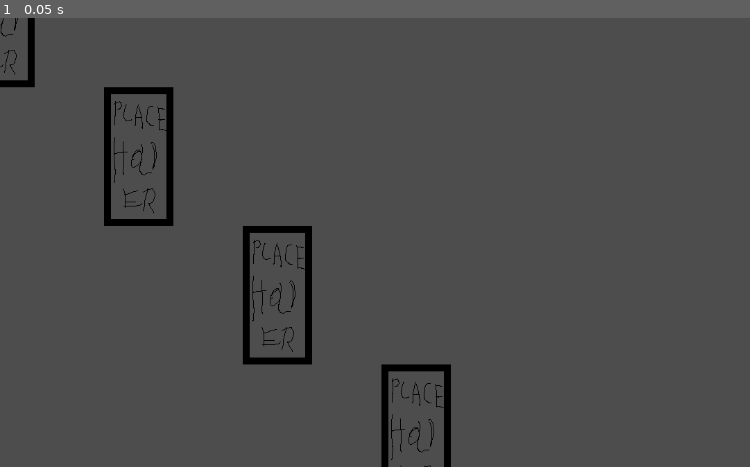
Above: before the commit, frame 1.
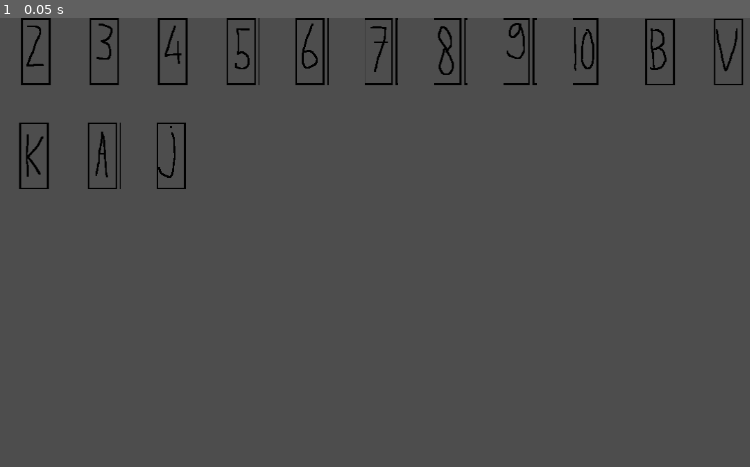
Above: after the commit, the same moment.

Repository: Brentem/JokerRummy
Game: Godot game, scene res://src/Main.tscn
The game is run twice, just before and just after one commit, with the same random seed, the same clock (stepped at 60 frames per second) and the same inputs. Before the commit the project starts from res://src/main.tscn.
Inputs:
- Up to frame 1 (0.05 s): no input

The runs differ from the first frame. In frame 1, 5.2% of the frame differs, in the area x 0-100%, y 0-100%.

Commit message:
Can instantiate different card from one file.

Diff:
--- a/project/project.godot
+++ b/project/project.godot
@@ -11,6 +11,6 @@
 [application]
 
 config/name="Jokeren"
-run/main_scene="res://src/main.tscn"
+run/main_scene="res://src/Main.tscn"
 config/features=PackedStringArray("4.2", "Forward Plus")
 config/icon="res://icon.svg"
--- a/project/src/card.tscn
+++ b/project/src/Card.tscn
@@ -1,14 +1,14 @@
 [gd_scene load_steps=3 format=3 uid="uid://b52jsa505vse7"]
 
-[ext_resource type="Texture2D" uid="uid://c46l5u1ogq2xj" path="res://assets/card.png" id="1_grn33"]
+[ext_resource type="Texture2D" uid="uid://ddtq06klsmk7n" path="res://assets/cards.png" id="1_x34e1"]
 
 [sub_resource type="RectangleShape2D" id="RectangleShape2D_nl0c6"]
 size = Vector2(100, 200)
 
-[node name="Area2D" type="Area2D"]
+[node name="Card" type="Area2D"]
 
 [node name="Sprite2D" type="Sprite2D" parent="."]
-texture = ExtResource("1_grn33")
+texture = ExtResource("1_x34e1")
 
 [node name="CollisionShape2D" type="CollisionShape2D" parent="."]
 shape = SubResource("RectangleShape2D_nl0c6")
--- a/project/src/main.gd
+++ b/project/src/Main.gd
@@ -4,15 +4,21 @@
 
 # Called when the node enters the scene tree for the first time.
 func _ready():
-	var xPosition = 0
-	var yPosition = 0
+	var xPosition = 50
+	var yPosition = 50
 
-	for i in 5:
+	for i in 15:
 		var card = card_scene.instantiate()
 		card.position.x = xPosition
 		card.position.y = yPosition
-		xPosition += 200
-		yPosition += 200
+		card.get_node("Sprite2D").hframes = 9
+		card.get_node("Sprite2D").vframes = 2
+		card.get_node("Sprite2D").frame = i
+		xPosition += 100
+
+		if(i == 10):
+			xPosition = 50
+			yPosition = 200
 		add_child(card)
 
 	#pass # Replace with function body.
--- /dev/null
+++ b/project/src/Main.tscn
@@ -0,0 +1,8 @@
+[gd_scene load_steps=3 format=3 uid="uid://ck5jsiitkfbc5"]
+
+[ext_resource type="Script" path="res://src/Main.gd" id="1_kbhkh"]
+[ext_resource type="PackedScene" uid="uid://b52jsa505vse7" path="res://src/Card.tscn" id="2_rt6p8"]
+
+[node name="Main" type="Node2D"]
+script = ExtResource("1_kbhkh")
+card_scene = ExtResource("2_rt6p8")
--- a/project/src/main.tscn
+++ /dev/null
@@ -1,8 +0,0 @@
-[gd_scene load_steps=3 format=3 uid="uid://ck5jsiitkfbc5"]
-
-[ext_resource type="Script" path="res://src/main.gd" id="1_3dvdb"]
-[ext_resource type="PackedScene" uid="uid://b52jsa505vse7" path="res://src/card.tscn" id="2_pvpci"]
-
-[node name="main" type="Node2D"]
-script = ExtResource("1_3dvdb")
-card_scene = ExtResource("2_pvpci")
Binary file added: project/assets/cards.png
Not shown, added: project/assets/cards.png.import
Not shown, added: to_import/cards.pxo
